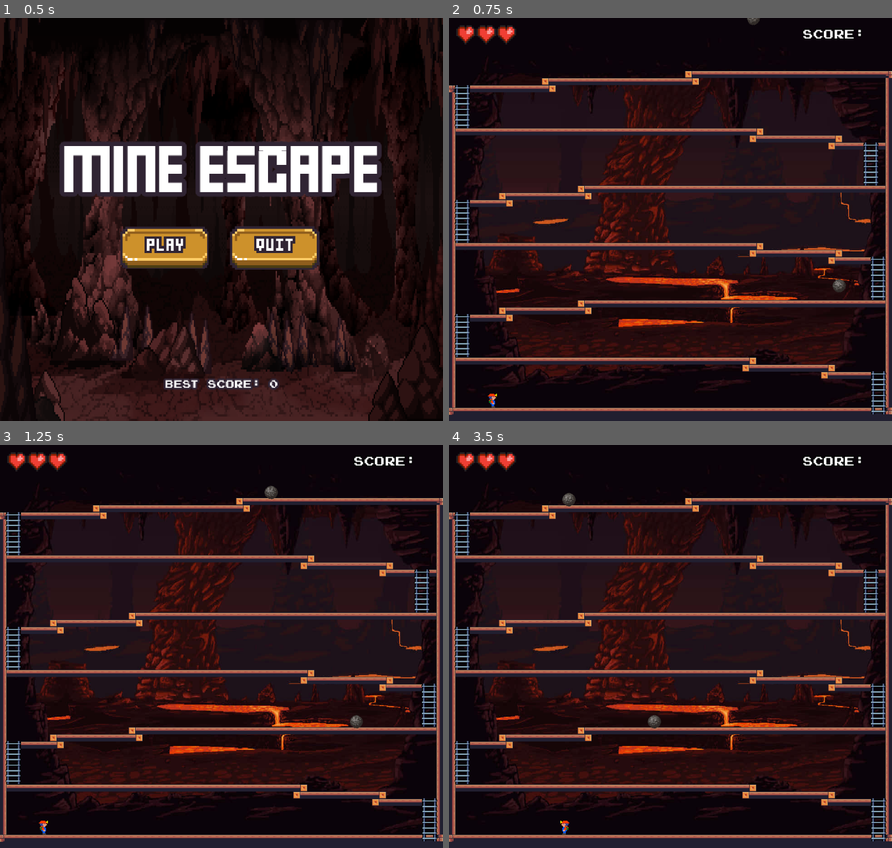
Above: before the commit, frames 1-4 (two rows, left to right).
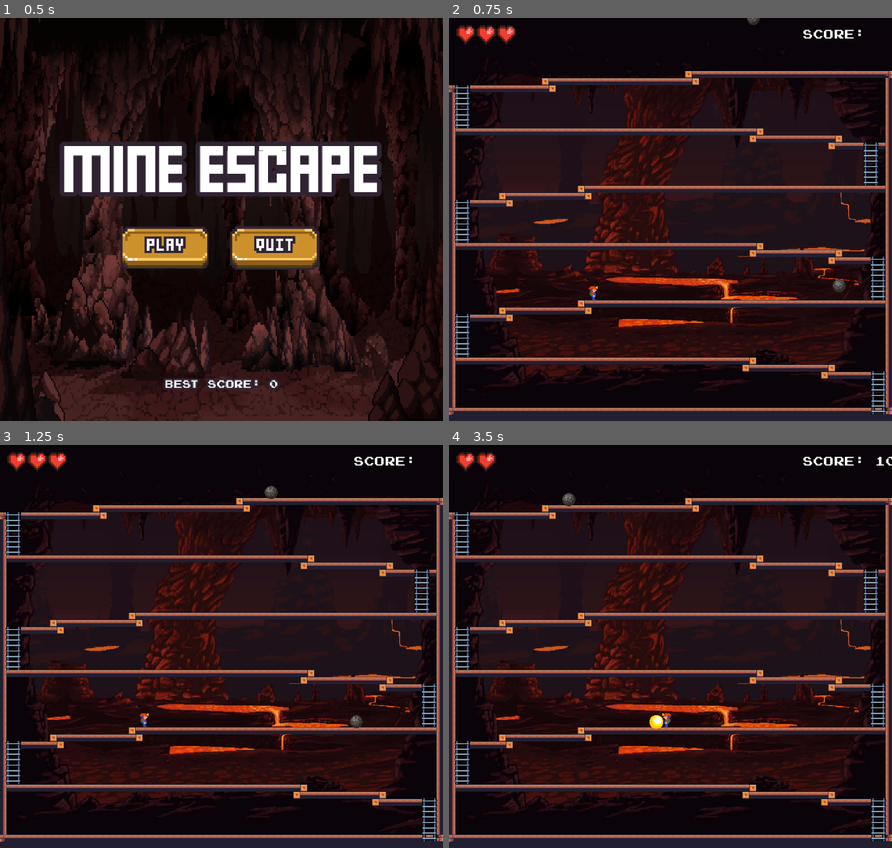
Above: after the commit, the same moments.

Repository: KadirPerez/MineScape
Game: Godot game, scene res://scenes/MainMenu/MainMenu.tscn
Two runs of this game, one before a commit and one after it. Both use one fixed random seed, a clock stepped at 60 frames per second and the inputs below.
Inputs (mouse positions are in pixels of both pictures, inside the frame that each line leads up to):
- Up to frame 1 (0.5 s): no input
- Up to frame 2 (0.75 s): click (612, 247) at 0.5 s
- Up to frame 3 (1.25 s): no input
- Up to frame 4 (3.5 s): hold Right (movement_right) 1.28-2.78 s; tap Space (jump) at 1.52, 2.27 s; hold Left (movement_left) from 2.78 s (still down)

Frame 1 is identical in both runs. In frame 2, less than 0.1% of the frame differs, in the area x 8-34%, y 66-97%; in frame 3, less than 0.1%; in frame 4, 0.4%, in the area x 10-100%, y 1-97%.

Commit message:
Al saltar las rocas suma puntos, pero tiene bugs y a veces no los suma bien

Diff:
--- a/MineScape/project.godot
+++ b/MineScape/project.godot
@@ -62,6 +62,7 @@
 2d_physics/layer_1="Player"
 2d_physics/layer_2="Ladder"
 2d_physics/layer_3="Rock"
+2d_physics/layer_4="Score"
 
 [rendering]
 
--- a/MineScape/scenes/HUD/HUD.gd
+++ b/MineScape/scenes/HUD/HUD.gd
@@ -1,13 +1,20 @@
 extends Control
 
+@onready var score_label = $MarginContainer2/HBoxContainer/ScoreLabel
 @onready var hearts_container = $MarginContainer/HBoxContainer/HeartsContainer
 
 var hearts: Array
 
+const DEFAULT_SCORE_TEXT = "Score: "
+
 func _ready():
 	SignalManager.on_update_lives.connect(update_lives)
+	SignalManager.on_updated_score.connect(update_score)
 	hearts = hearts_container.get_children()
 
 func update_lives(lives: int):
 	for heart_index in range(hearts.size()):
 		hearts[heart_index].visible = heart_index < lives
+
+func update_score(score : int):
+	score_label.text = DEFAULT_SCORE_TEXT + str(score)
--- a/MineScape/scenes/Rock/Rock.gd
+++ b/MineScape/scenes/Rock/Rock.gd
@@ -8,6 +8,8 @@
 
 enum FACING_DIRECTION {LEFT = -1, RIGHT = 1}
 var current_direction = FACING_DIRECTION.LEFT
+
+const SCORE : int = 5
 
 func _physics_process(delta):
 	if not is_on_floor():
@@ -40,3 +42,7 @@
 	sprite_2d.animation="destroy"
 	await (sprite_2d.animation_finished)
 	queue_free()
+
+func _on_hit_box_puntos_area_entered(area):
+	SignalManager.on_item_grabbed.emit(SCORE) # Emit para mandar el Score predefinido
+	print("El psj pasó por el area")
--- a/MineScape/scenes/Rock/Rock.tscn
+++ b/MineScape/scenes/Rock/Rock.tscn
@@ -157,6 +157,9 @@
 radius = 14.0
 height = 28.0
 
+[sub_resource type="RectangleShape2D" id="RectangleShape2D_i3roi"]
+size = Vector2(2, 28)
+
 [node name="Rock" type="CharacterBody2D"]
 script = ExtResource("1_yeuo4")
 
@@ -181,4 +184,12 @@
 [node name="Timer" type="Timer" parent="."]
 one_shot = true
 
+[node name="HitBoxPuntos" type="Area2D" parent="."]
+collision_layer = 8
+
+[node name="CollisionShape2D" type="CollisionShape2D" parent="HitBoxPuntos"]
+position = Vector2(0, -30)
+shape = SubResource("RectangleShape2D_i3roi")
+
 [connection signal="area_entered" from="WallDetection/hitbox" to="." method="_on_hitbox_area_entered"]
+[connection signal="area_entered" from="HitBoxPuntos" to="." method="_on_hit_box_puntos_area_entered"]
--- a/MineScape/scenes/mine/mine.tscn
+++ b/MineScape/scenes/mine/mine.tscn
@@ -543,4 +543,4 @@
 [node name="Hud" parent="CanvasLayer" instance=ExtResource("6_y3mhy")]
 
 [node name="Player" parent="." instance=ExtResource("5_8onw5")]
-position = Vector2(99, 831)
+position = Vector2(324, 592)
--- a/MineScape/scenes/mine/singletons/GameManager.gd
+++ b/MineScape/scenes/mine/singletons/GameManager.gd
@@ -5,7 +5,12 @@
 
 func _ready():
 	SignalManager.on_damage.connect(on_damage)
+	SignalManager.on_item_grabbed.connect(on_item_grabbed)
 
 func on_damage():
 	global_lives -= 1
 	SignalManager.on_update_lives.emit(global_lives)
+
+func on_item_grabbed(score: int):
+	global_score += score
+	SignalManager.on_update_score.emit(global_score)
--- a/MineScape/scenes/mine/singletons/SignalManager.gd
+++ b/MineScape/scenes/mine/singletons/SignalManager.gd
@@ -1,4 +1,6 @@
 extends Node
 
 signal on_damage()
-signal on_update_lives(lives: int)
+signal on_update_lives(lives : int)
+signal on_updated_score(score : int)
+signal on_item_grabbed(score : int)
--- a/MineScape/singletons/GameManager.gd
+++ b/MineScape/singletons/GameManager.gd
@@ -10,6 +10,7 @@
 
 func _ready():
 	SignalManager.on_damage.connect(on_damage)
+	SignalManager.on_item_grabbed.connect(on_item_grabbed)
 
 func on_damage():
 	global_lives -= 1
@@ -17,3 +18,7 @@
 	if global_lives <= 0:
 		load_game_over__scene()
 		SignalManager.on_game_over.emit()
+
+func on_item_grabbed(score: int):
+	global_score += score
+	SignalManager.on_updated_score.emit(global_score)
--- a/MineScape/singletons/SignalManager.gd
+++ b/MineScape/singletons/SignalManager.gd
@@ -3,3 +3,5 @@
 signal on_damage()
 signal on_update_lives(lives: int)
 signal on_game_over()
+signal on_updated_score(score : int)
+signal on_item_grabbed(score : int)
Not shown: 1 places in MineScape/scenes/Rock/Rock.tscn that only renumber resources
